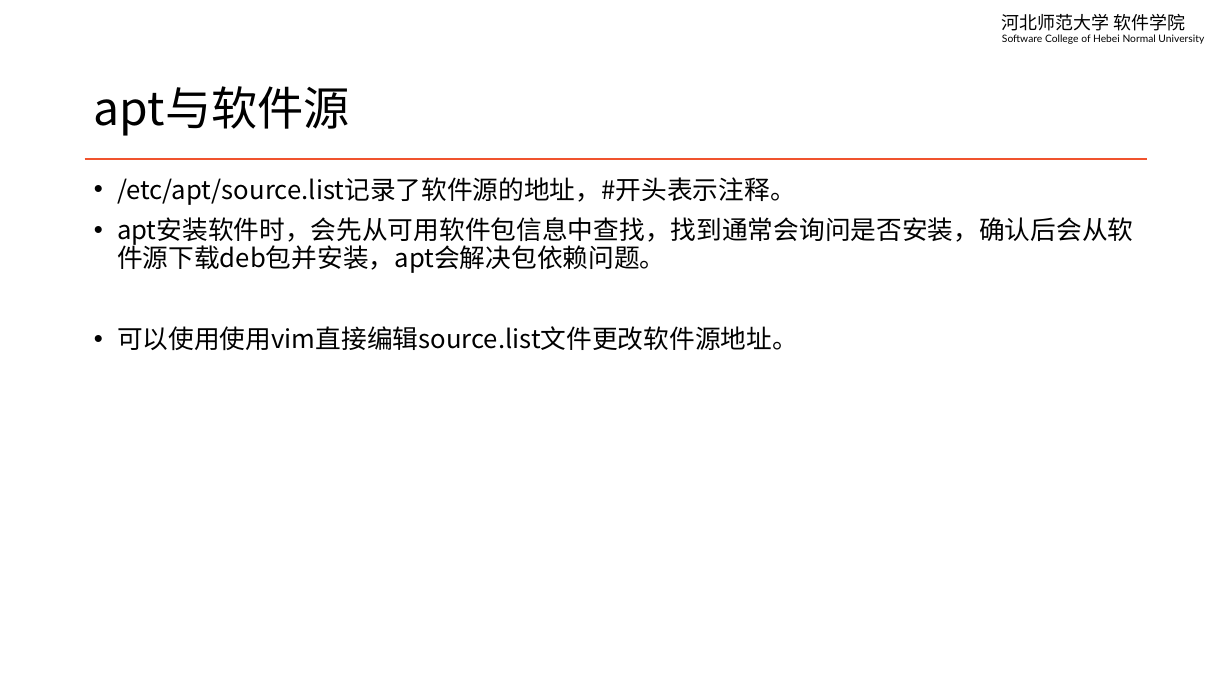
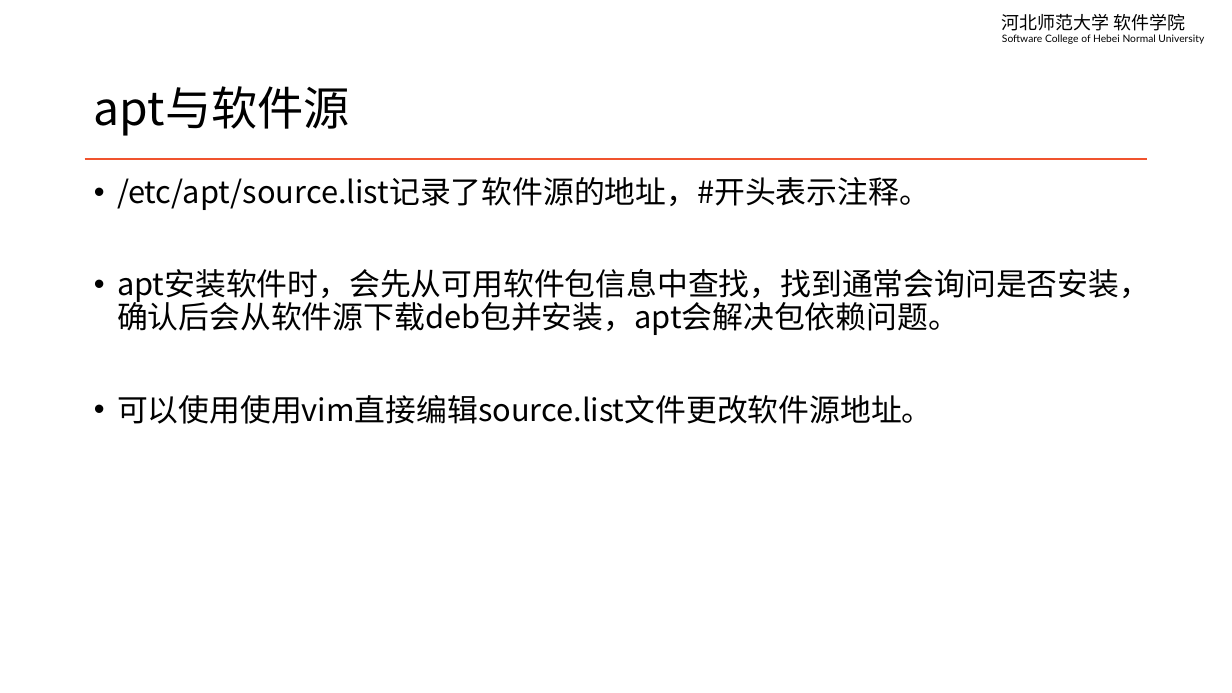
Before and after one commit to edu2act/course-linux-system, a slide deck: slide 7 of materials/slides/ch06-install-and-uninstall-software.pptx (slide 5 before the commit). Drawn at 1232x693 pixels with LibreOffice and Linux fonts; fonts in the diff are those of the drawing. Boxes give left, top, right and bottom in pixels: in the first picture for what was removed or moved away, otherwise in the second. Text is boxed around its words. In the diff, an @@ line names an element or a change of style, - is before the commit and + after.

```diff
--- a/materials/slides/ch06-install-and-uninstall-software.pptx
+++ b/materials/slides/ch06-install-and-uninstall-software.pptx
@@ text "/etc/apt/source.list记录了软件源的地址，#开头表示注释。" at bbox=[117, 177, 1150, 424]: size 20 to 24 pt @@
```
Also in this commit, not shown: 4 other slides changed, 3 slides added, 1 other file.
